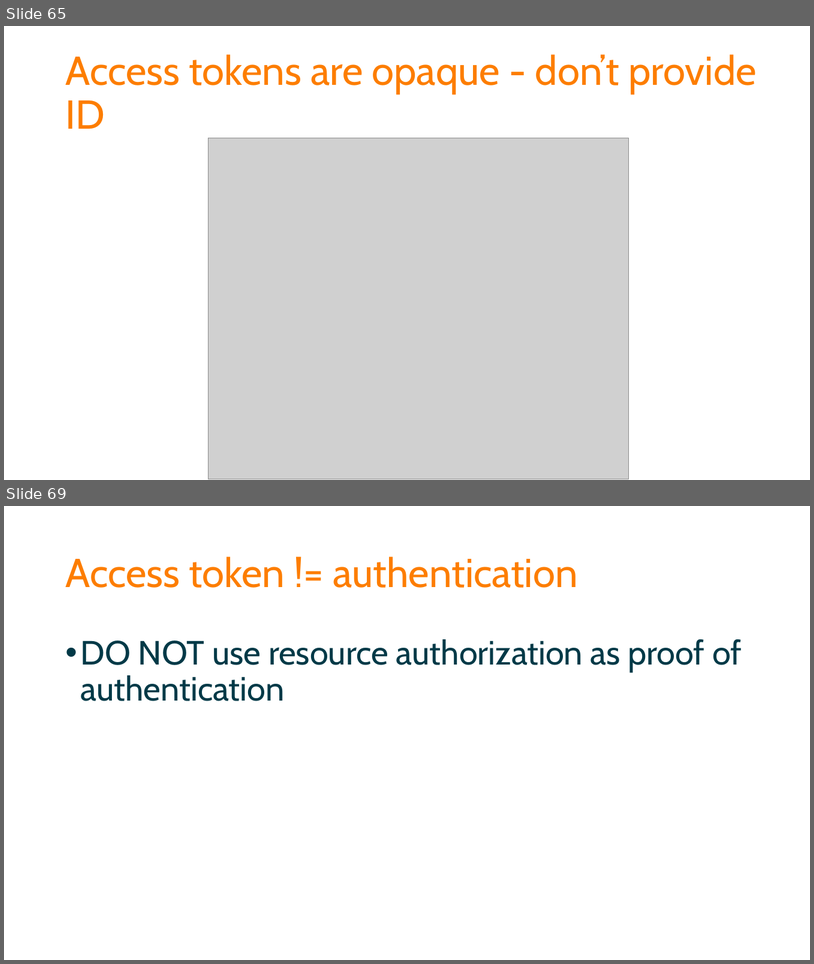
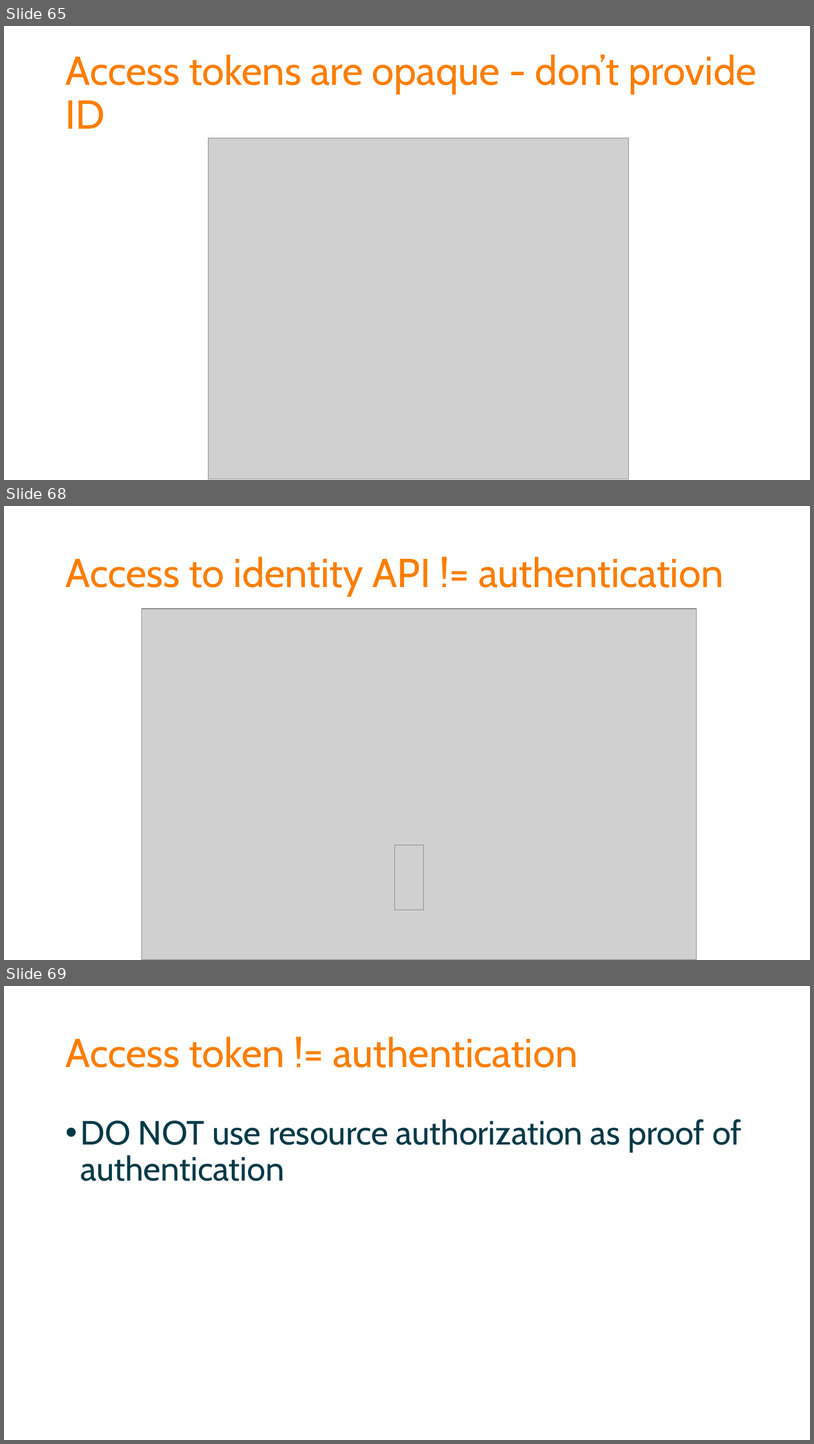
Before and after one commit to spetryjohnson/Securing-Your-API-Endpoints, a slide deck: Securing Your API Endpoints.pptx. Shown one above the other, each under a label of ours: slides 65 and 69 before the commit, slides 65, 68 and 69 after it; the slides between them are not shown. The pictures are 814x964 and 814x1444 pixels, drawn with LibreOffice and Linux fonts; fonts in the diff are those of the drawing; grey boxes stand for pictures. Boxes give left, top, right and bottom in pixels: in the first picture for what was removed or moved away, otherwise in the second. Text is boxed around its words. In the diff, an @@ line names an element or a change of style, - is before the commit and + after.

```diff
--- a/Securing Your API Endpoints.pptx
+++ b/Securing Your API Endpoints.pptx
@@ slide 68 added at [4, 506, 810, 960], background #FFFFFF @@
@@ title added at [65, 556, 723, 596], 48 pt, text #FD7D00 @@
+Access to identity API != authentication
@@ picture added at [142, 609, 697, 960] @@
@@ picture added at [395, 845, 423, 910] @@
```
Also in this commit, not shown: 2 slides changed, 2 other slides added, 3 slides removed, 2 other files.
